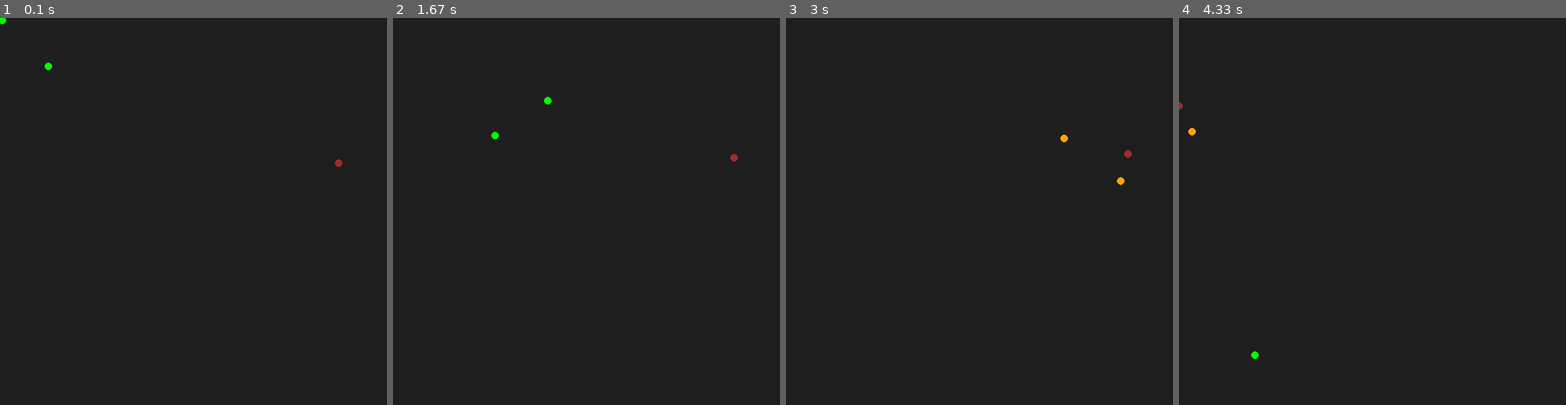
Above: before the commit, frames 1-4 (left to right).
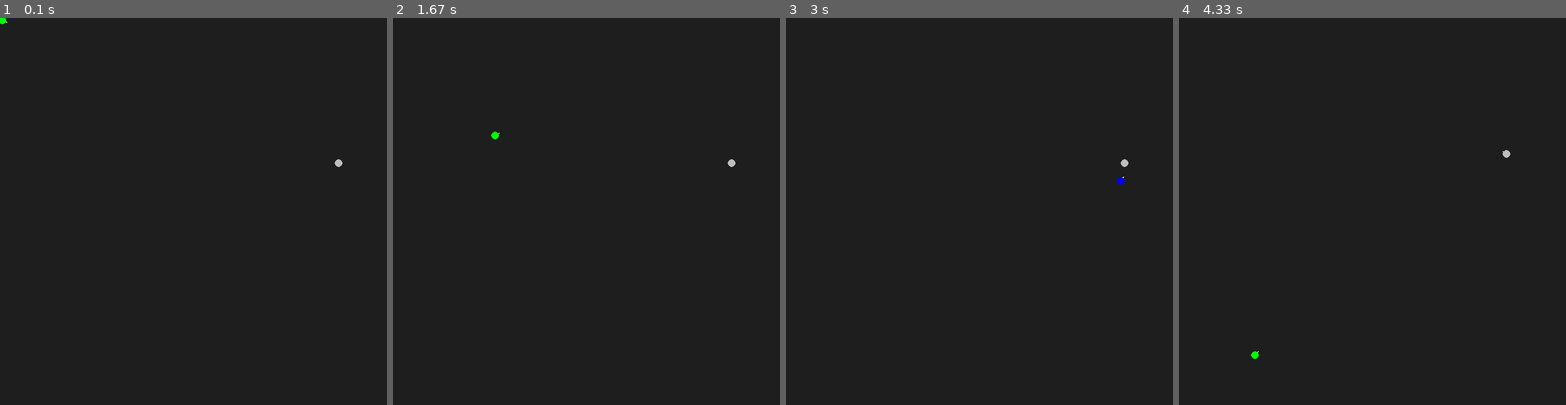
Above: after the commit, the same moments.

Repository: Smeltier/arcade-ai
Game: pygame game, started from movimento_autonomo/main.py
The game is run twice, just before and just after one commit, with the same random seed, the same clock (stepped at 60 frames per second) and the same inputs.
Inputs (mouse positions are in pixels of both pictures, inside the frame that each line leads up to):
- Up to frame 1 (0.1 s): no input
- Up to frame 2 (1.67 s): click (710, 199) at 0.38 s; click (625, 296) at 0.72 s; click (729, 346) at 1.05 s; click (493, 134) at 1.38 s
- Up to frame 3 (3 s): click (979, 257) at 1.72 s; click (925, 130) at 2.05 s; click (1114, 312) at 2.38 s; click (1118, 180) at 2.75 s
- Up to frame 4 (4.33 s): click (1457, 118) at 3.22 s; click (1279, 281) at 3.55 s; click (1511, 300) at 3.88 s; click (1256, 354) at 4.22 s

The runs differ from the first frame. In frame 1, less than 0.1% of the frame differs, in the area x 1-89%, y 0-39%; in frame 2, less than 0.1%; in frame 3, 0.1%, in the area x 70-90%, y 30-44%; in frame 4, less than 0.1%.

Commit message:
add: adiciona o novo estado CollisionAvoidance, que, por sinal, precisa de ajustes.

Diff:
--- a/movimento_autonomo/dynamic_states.py
+++ b/movimento_autonomo/dynamic_states.py
@@ -484,3 +484,70 @@
         self.character.change_color("brown")
 
     def exit(self): pass
+
+class CollisionAvoidance(State):
+    def __init__(self, character) -> None:
+        super().__init__()
+
+        self.character = character
+
+    def execute(self):
+        steering = self.get_steering()
+        self.character.apply_steering(steering, self.character.delta_time)
+
+    def get_steering(self) -> SteeringOutput:
+        steering = SteeringOutput()
+
+        first_target = None
+        first_min_separation = None
+        first_distance = None
+        first_relative_position = None
+        first_relative_velocity = None
+
+        shortest_time = math.inf
+
+        for target in self.character.target_list:
+
+            relative_position = target.position - self.character.position
+            relative_velocity = target.velocity - self.character.velocity
+
+            relative_speed = relative_velocity.length()
+            distance = relative_position.length()
+
+            if relative_speed == 0 or relative_position.length() == 0: continue
+
+            time_to_collision = (relative_position.dot(relative_velocity)) / (relative_speed ** 2)
+
+            min_separation: float = distance - relative_speed * shortest_time
+
+            if min_separation > 2 * self.character.radius: continue
+
+            if 0 < time_to_collision < shortest_time:
+
+                shortest_time = time_to_collision
+                first_target = target
+                first_min_separation = min_separation
+                first_distance = distance
+                first_relative_position = relative_position
+                first_relative_velocity = relative_velocity
+
+        if not first_target:
+            return SteeringOutput()
+
+        if first_min_separation <= 0 or first_distance < 2 * self.character.radius:
+            relative_position = first_target.position - self.character.position
+        else:
+            relative_position = first_relative_position + first_relative_velocity * shortest_time
+
+        relative_position.normalize_ip()
+        steering.linear = relative_position * self.character.max_acceleration
+
+        steering.angular = 0
+        return steering
+
+    def enter(self):
+        print(f"[DEBUG] {self.character.ID} -> CollisionAvoidance")
+        self.character.change_color("gray")
+
+    def exit(self):
+        return super().exit()
--- a/movimento_autonomo/main.py
+++ b/movimento_autonomo/main.py
@@ -3,7 +3,7 @@
 import time
 
 from moving_entity import MovingEntity
-from dynamic_states import Seek, Separation, Wander
+from dynamic_states import Seek, Separation, CollisionAvoidance
 
 pygame.init()
 
@@ -17,8 +17,8 @@
 # target = MovingEntity(500, 500, max_speed=100, max_force=100, mass=1, max_acceleration=200)
 # timmer = time.time() + 3
 
-player_one = MovingEntity(100, 100, max_speed=200, max_force=300, max_acceleration=200, mass=1)
-player_one.change_world_resolution(WIDTH, HEIGHT)
+# player_one = MovingEntity(100, 100, max_speed=200, max_force=300, max_acceleration=200, mass=1)
+# player_one.change_world_resolution(WIDTH, HEIGHT)
 
 player_two = MovingEntity(700, 300, max_speed=200, max_force=300, max_acceleration=200, mass=1)
 player_two.change_world_resolution(WIDTH, HEIGHT)
@@ -26,15 +26,15 @@
 player_three = MovingEntity(400, 300, max_speed=200, max_force=300, max_acceleration=200, mass=1)
 player_three.change_world_resolution(WIDTH, HEIGHT)
 
-player_one.target = player_two
+# player_one.target = player_two
 player_three.target = player_two
 
-player_two.add_target(player_one)
+# player_two.add_target(player_one)
 player_two.add_target(player_three)
 
 # target.state_machine.change_state(Flee(target, player_one))
-player_one.state_machine.change_state(Seek(player_one, player_two))
-player_two.state_machine.change_state(Separation(player_two))
+# player_one.state_machine.change_state(Seek(player_one, player_two))
+player_two.state_machine.change_state(CollisionAvoidance(player_two))
 player_three.state_machine.change_state(Seek(player_three, player_two))
 
 running = True
@@ -49,11 +49,11 @@
     #     target.position = pygame.Vector2(random.randint(1, WIDTH - 1), random.randint(1, HEIGHT - 1))
     #     timmer = time.time() + 3
 
-    player_one.delta_time = delta_time
+    # player_one.delta_time = delta_time
     player_two.delta_time = delta_time
     player_three.delta_time = delta_time
 
-    player_one.update()
+    # player_one.update()
     player_two.update()
     player_three.update()
 
@@ -61,9 +61,9 @@
 
     SCREEN.fill((30, 30, 30))
 
-    pygame.draw.circle(SCREEN, player_one.color, player_one.position, 8)
-    pygame.draw.circle(SCREEN, player_two.color, player_two.position, 8)
-    pygame.draw.circle(SCREEN, player_three.color, player_three.position, 8)
+    # player_one.draw(SCREEN)
+    player_two.draw(SCREEN)
+    player_three.draw(SCREEN)
     # pygame.draw.circle(SCREEN, target.color, target.position, 2)
 
     pygame.display.flip()
--- a/movimento_autonomo/moving_entity.py
+++ b/movimento_autonomo/moving_entity.py
@@ -31,6 +31,7 @@
         self.target_radius = 2.0
         self.slow_radius = 20
         self.detection_radius = 50
+        self.radius = 20
 
         self.max_speed = max_speed
         self.max_force = max_force
@@ -123,3 +124,15 @@
 
     def add_target(self, new_target):
         self.target_list.append(new_target)
+
+    def draw(self, SCREEN):
+        if self.velocity.length() > 0:
+            direction = self.velocity.normalize()
+            line_length = 10
+            line_end = self.position + direction * line_length
+            pygame.draw.line(SCREEN, "white",
+                            (int(self.position.x), int(self.position.y)),
+                            (int(line_end.x), int(line_end.y)), 2)
+
+        pygame.draw.circle(SCREEN, self.color,
+                           (int(self.position.x), int(self.position.y)), 8)
